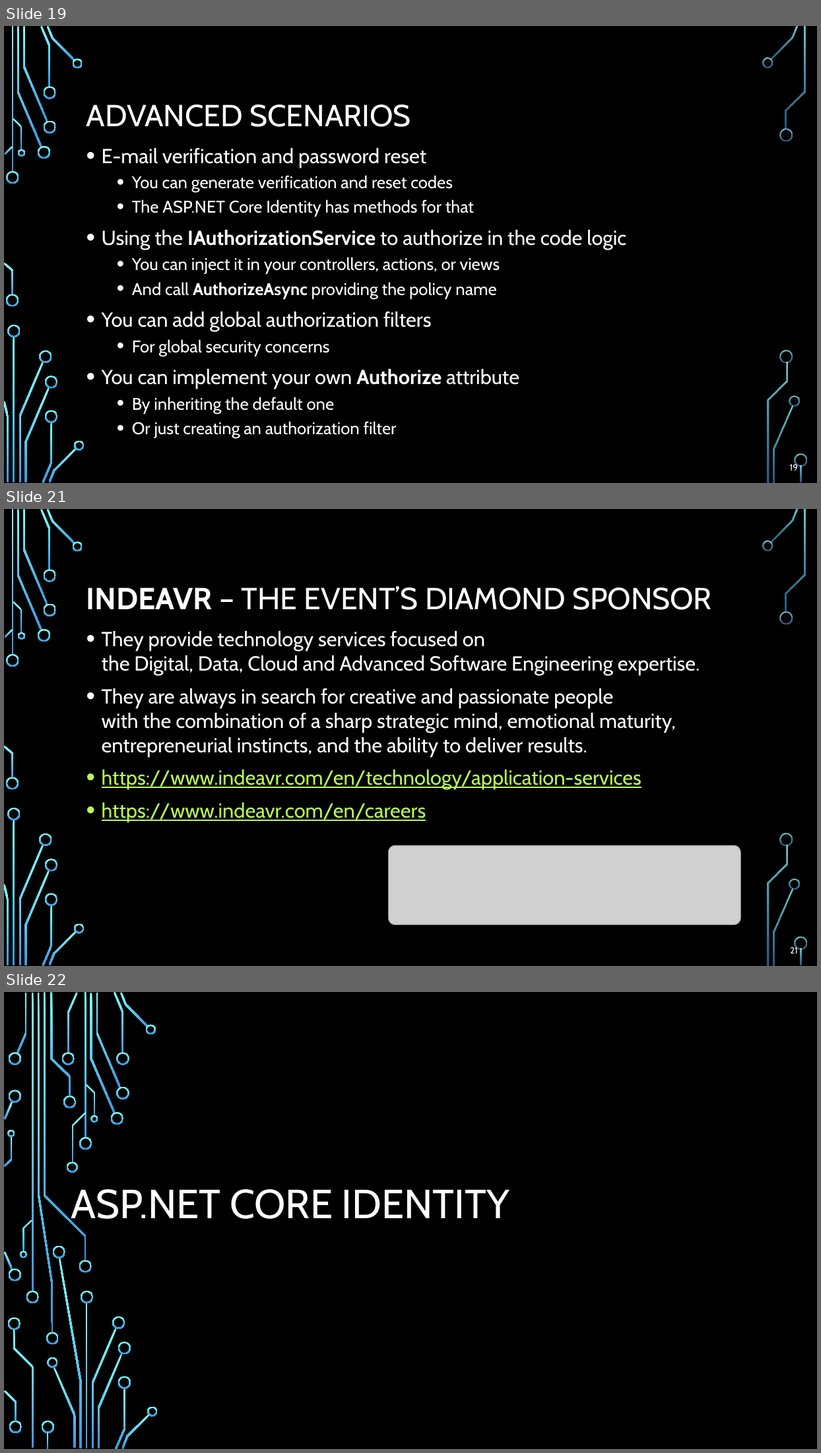
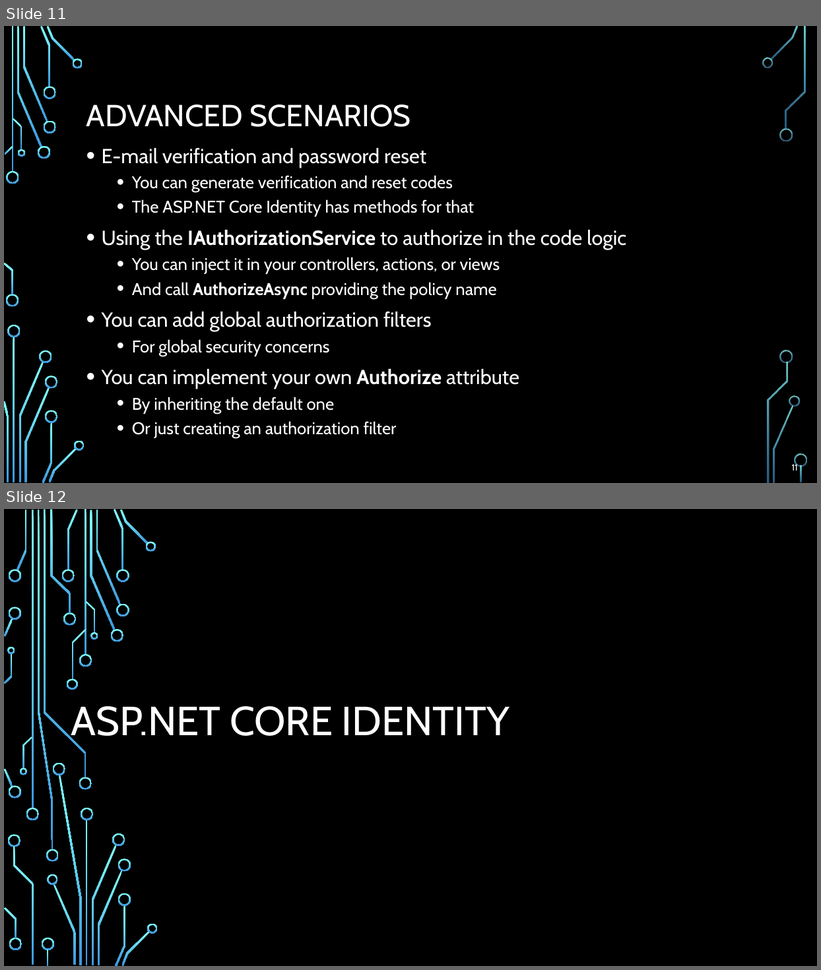
Before and after one commit to profjordanov/doctorate, a slide deck: resources/Identity-Server-Demystified.pptx. Shown one above the other, each under a label of ours: slides 19, 21 and 22 before the commit, slides 11 and 12 after it; the slides between them are not shown. The pictures are 821x1453 and 821x970 pixels, drawn with LibreOffice and Linux fonts; fonts in the diff are those of the drawing; grey boxes stand for pictures; background and template pictures are left out. Boxes give left, top, right and bottom in pixels: in the first picture for what was removed or moved away, otherwise in the second. Text is boxed around its words. In the diff, an @@ line names an element or a change of style, - is before the commit and + after.

```diff
--- a/resources/Identity-Server-Demystified.pptx
+++ b/resources/Identity-Server-Demystified.pptx
@@ slide 21 removed at <box>4,509,817,966</box>, background picture (left out); not listed: 36 template elements that a slide beside it also shows @@
@@ title removed at <box>86,586,712,610</box> @@
-INDEAVR – THE EVENT’S DIAMOND SPONSOR
@@ text removed at <box>102,631,700,823</box> @@
-• They provide technology services focused on
-  the Digital, Data, Cloud and Advanced Software Engineering expertise.
-• They are always in search for creative and passionate people
-  with the combination of a sharp strategic mind, emotional maturity,
-  entrepreneurial instincts, and the ability to deliver results.
-• https://www.indeavr.com/en/technology/application-services
-• https://www.indeavr.com/en/careers
@@ picture removed at <box>388,846,741,925</box> @@
@@ page number removed at <box>790,947,798,954</box> @@
-21
@@ what was slide 19 is now slide 11 @@
@@ page number at <box>792,464,799,471</box>: text changed @@
-19
+11
@@ what was slide 22 is now slide 12 @@
```
Also in this commit, not shown: 13 other slides removed, 1 other file.
